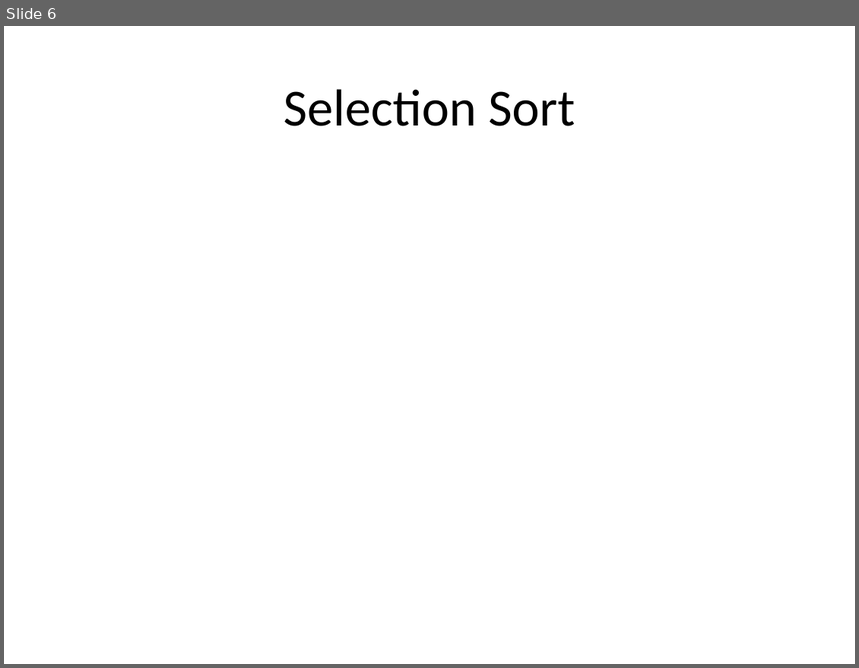
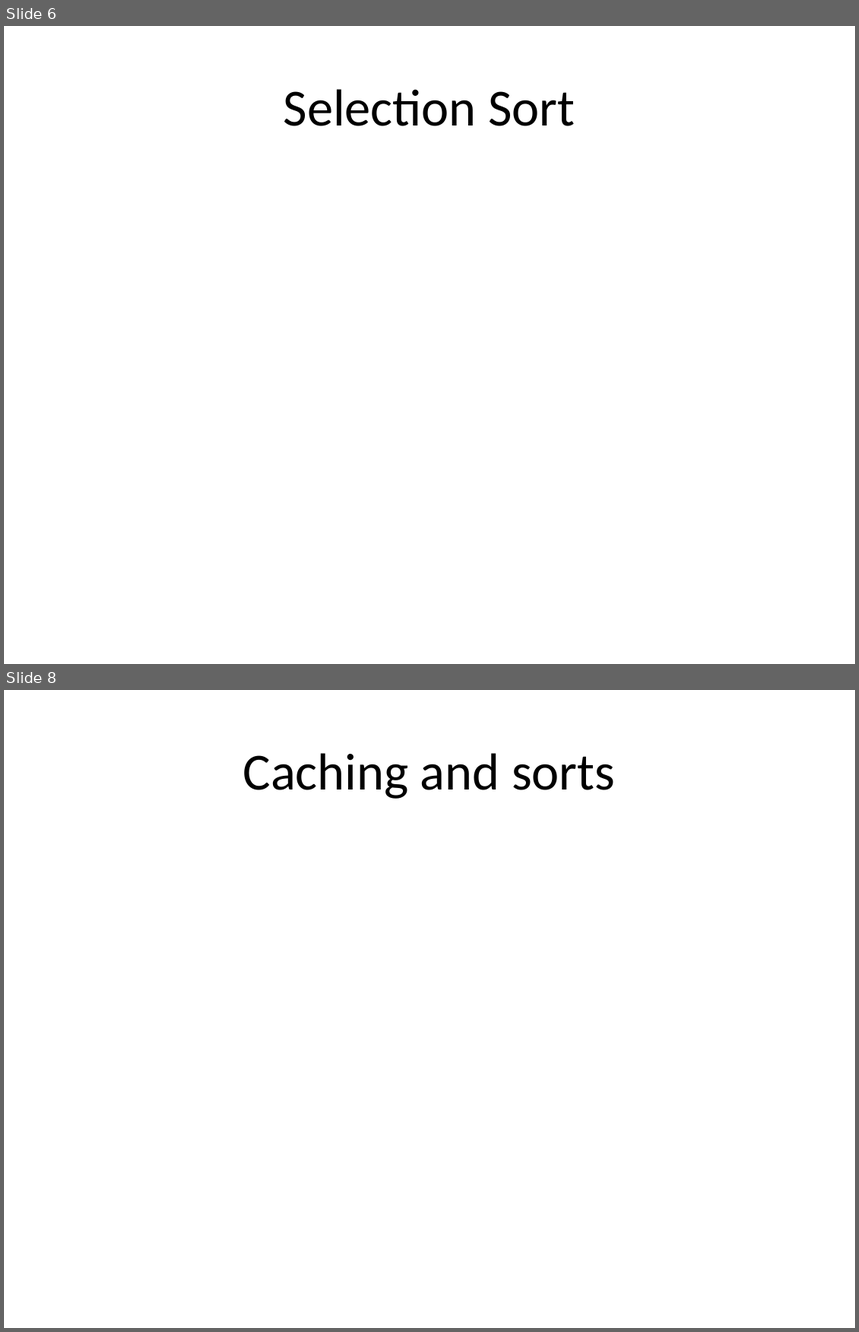
Before and after one commit to jgibson5/comparch-final, a slide deck: All_sorts_of_sort.pptx. Shown one above the other, each under a label of ours: slide 6 before the commit, slides 6 and 8 after it; the slides between them are not shown. The pictures are 859x668 and 859x1332 pixels, drawn with LibreOffice and Linux fonts; fonts in the diff are those of the drawing. Boxes give left, top, right and bottom in pixels: in the first picture for what was removed or moved away, otherwise in the second. Text is boxed around its words. In the diff, an @@ line names an element or a change of style, - is before the commit and + after.

```diff
--- a/All_sorts_of_sort.pptx
+++ b/All_sorts_of_sort.pptx
@@ slide 8 added at [4, 690, 855, 1328], background #FFFFFF @@
@@ title added at [243, 753, 615, 799], 44 pt, text #000000 @@
+Caching and sorts
```
Also in this commit, not shown: 3 other slides added, 1 other file.
